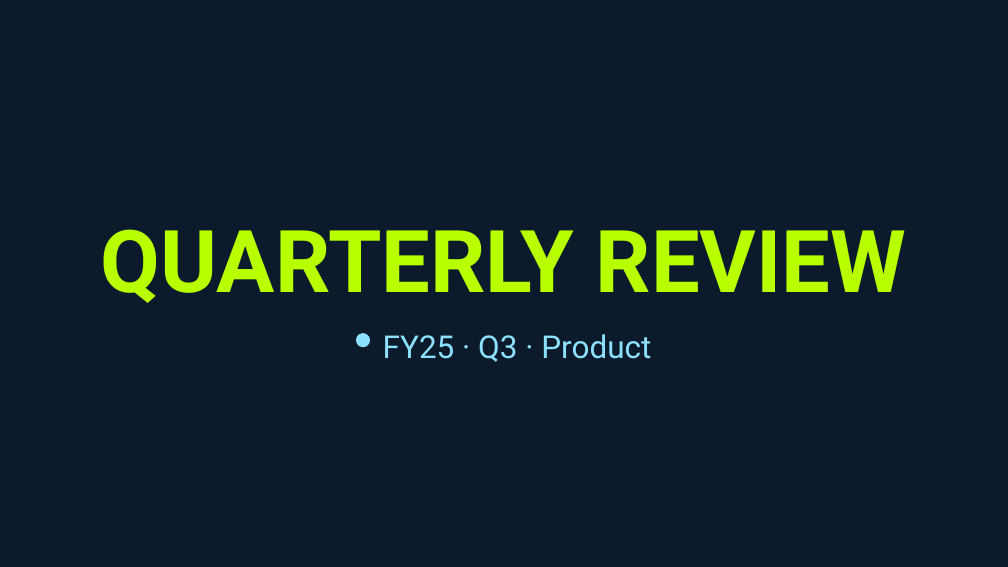
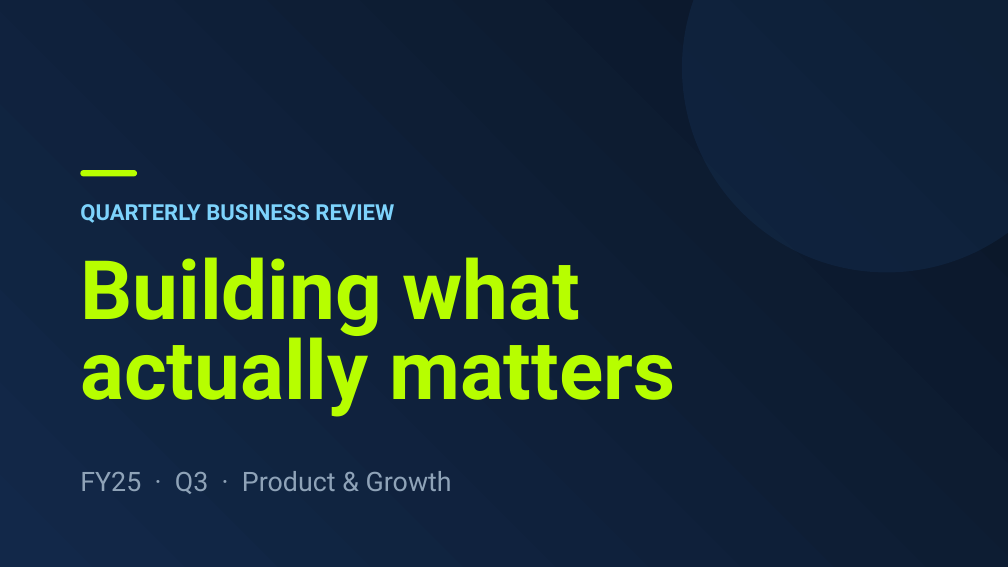
Before and after one commit to sjquant/quickthumb, a slide deck: slide 1 of examples/slide_effects_deck.pptx. Drawn at 1008x567 pixels with LibreOffice and Linux fonts; fonts in the diff are those of the drawing. Boxes give left, top, right and bottom in pixels: in the first picture for what was removed or moved away, otherwise in the second. Text is boxed around its words. In the diff, an @@ line names an element or a change of style, - is before the commit and + after.

```diff
--- a/examples/slide_effects_deck.pptx
+++ b/examples/slide_effects_deck.pptx
@@ rectangle at box(0, 0, 1008, 567): fill #0B1B2B to gradient #0A1626 to #122849 @@
@@ ellipse added at box(682, 0, 1008, 273), fill #163358 at 35% opacity @@
@@ rounded rectangle added at box(80, 170, 137, 176), fill #B8FF00 @@
@@ text at box(80, 204, 394, 223): text changed; size 82.5 to 21 pt; text colour #B8FF00 to #7DD3FC @@
-QUARTERLY REVIEW
+QUARTERLY BUSINESS REVIEW
@@ text added at box(80, 257, 675, 417), 78 pt, text gradient #B7FE00 to #7DD3FB, bold @@
+Building what
+actually matters
@@ rounded rectangle removed at box(356, 333, 371, 348) @@
@@ text at box(80, 471, 452, 494): text changed; size 30 to 25.5 pt; text colour #8CE1FF to #8FA3B8 @@
-FY25 · Q3 · Product
+FY25 · Q3 · Product & Growth
```
Also in this commit, not shown: 2 other slides changed, 1 slide added, 1 slide removed, 3 other files.
